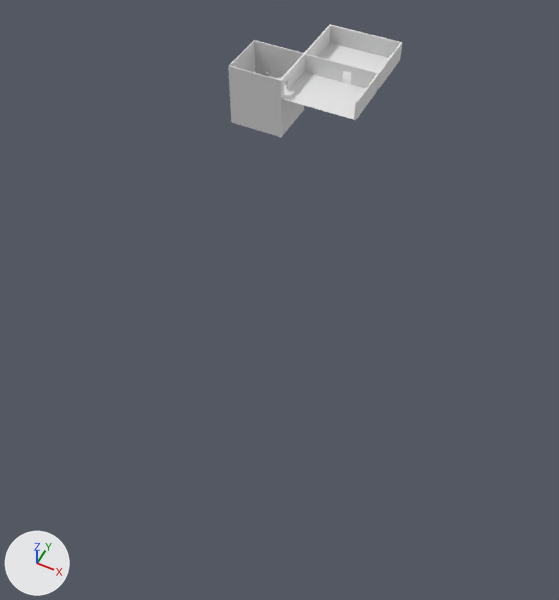
The Blender file Stealth-Prototype/Assets/Models/Levels/Level 2/level2.blend as it was, and as the next commit left it.
Camera for both pictures: a 50 mm lens placed at (43.0, -65.7, 65.7), pointed at (13.7, -7.1, -7.6). The lights are fixed; the arrows at lower left show +X, +Y and +Z.
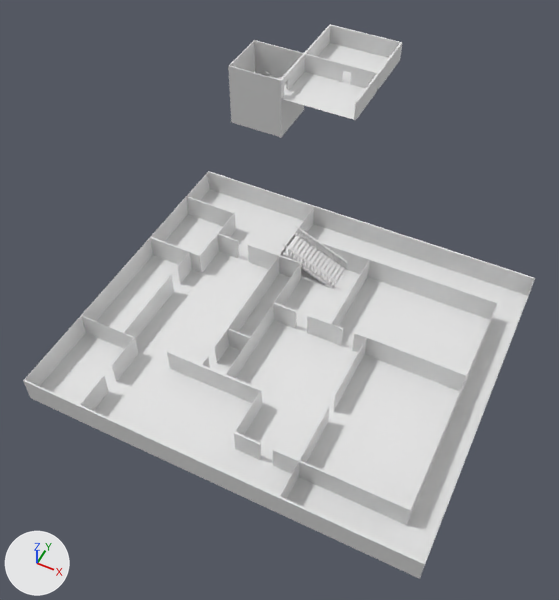
Commit message: change level naming scheme, add layout Level02

Boxes (x1, y1, x2, y2) around the edits, measured in the pictures (559 x 600 px):
'Cube.001', added
    after: (23, 171, 535, 579)
'Stairs.002', added
    after: (282, 226, 348, 290)

The change in detail:
Mesh me_cube is new.
It has 104 vertices, 48 faces, 10 loose edges and spans x 0.0..209.0, y -35.0..1.0, z -1.0..2.0.
Object 'Cube.001' (ob_cube_001) is new; it shows me_cube.
Its location is (0.0, -1.4, 1.4).
Its scale is (0.2, 1.0, 1.0).
It gains a SOLIDIFY modifier named 'Solidify'.
Modifier setting: thickness = 0.2.
Modifier setting: offset = 0.0.
Modifier setting: use_even_offset = True.
Modifier setting: use_quality_normals = True.
Modifier setting: nonmanifold_thickness_mode = 'FIXED'.
Modifier setting: nonmanifold_merge_threshold = 0.0003.
Object 'Stairs.002' (ob_stairs_002) is new; it shows a copy of the mesh of ob_stairs.
Its location is (21.6, -8.1, 0.0).
Its rotation in degrees is (0, 0, 180).
It gains a ARRAY modifier named 'Array'.
Modifier setting: count = 15.
Modifier setting: constant_offset_displace = (0.0, 0.0, 0.0).
Modifier setting: relative_offset_displace = (0.7, 0.0, 0.11).
